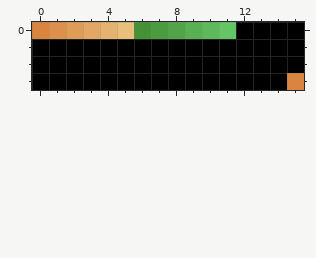
Two states of a pixel-art file, assets/palette.aseprite. This is how it looked before the edit.
16x4 pixels, 1 frame. Colours within 5 levels of each other are drawn and written as one.
New version:
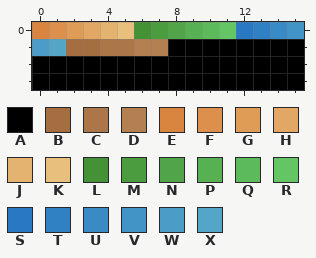
Palette (. is transparent): A #000000  B #a46e41  C #ac7649  D #b47f51  E #d9853f  F #dc904b  G #df9c57  H #e2a764  J #e5b370  K #e8bf7d  L #459136  M #4b9b3f  N #51a548  P #57b051  Q #5dba5a  R #63c563  S #2878c3  T #3081c4  U #398ac5  V #4293c6  W #4b9cc7  X #54a6c9
Edits made:
y 0: x 12..15 AAAA -> STUV
y 1: x 0..7 AAAAAAAA -> WXBBCCDD
y 3: x 15 E -> A
Changed places in both pictures, as pixel boxes (x1, y1, x2, y2):
changed: (236, 22, 304, 90)
changed: (32, 39, 168, 56)
